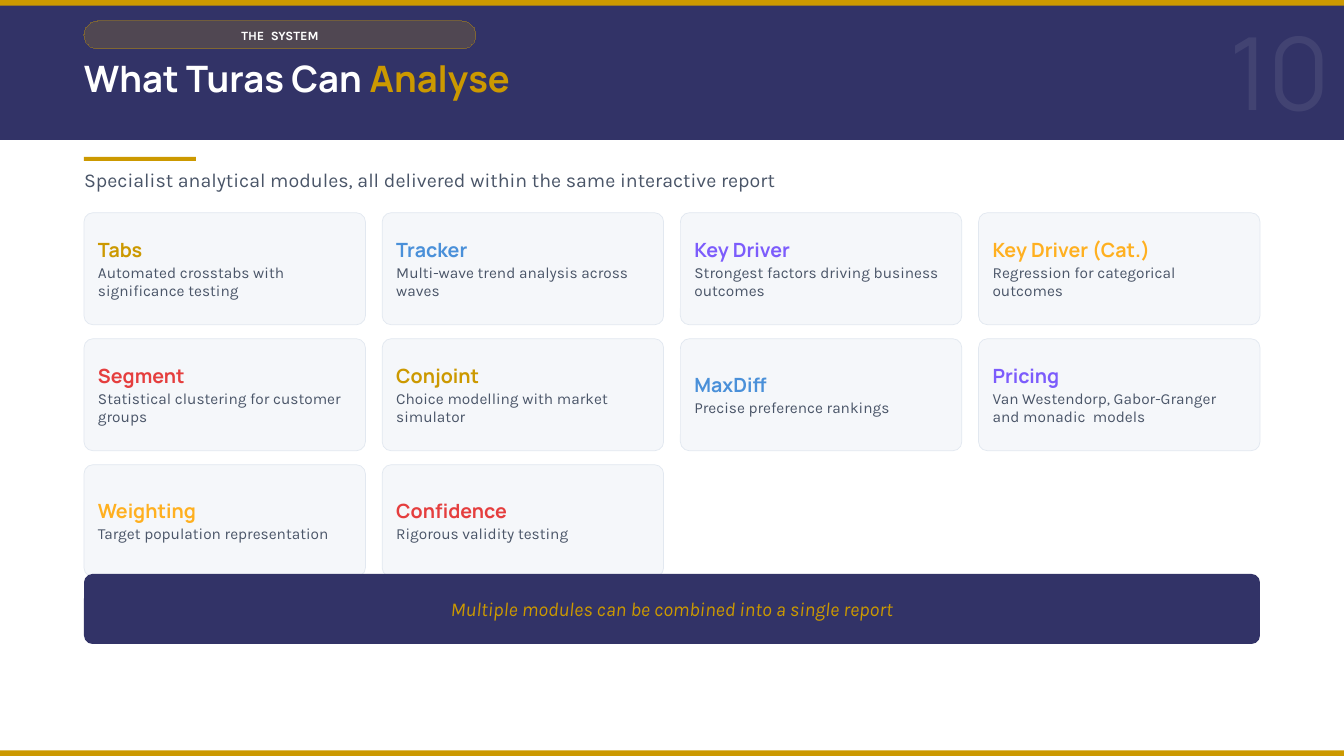
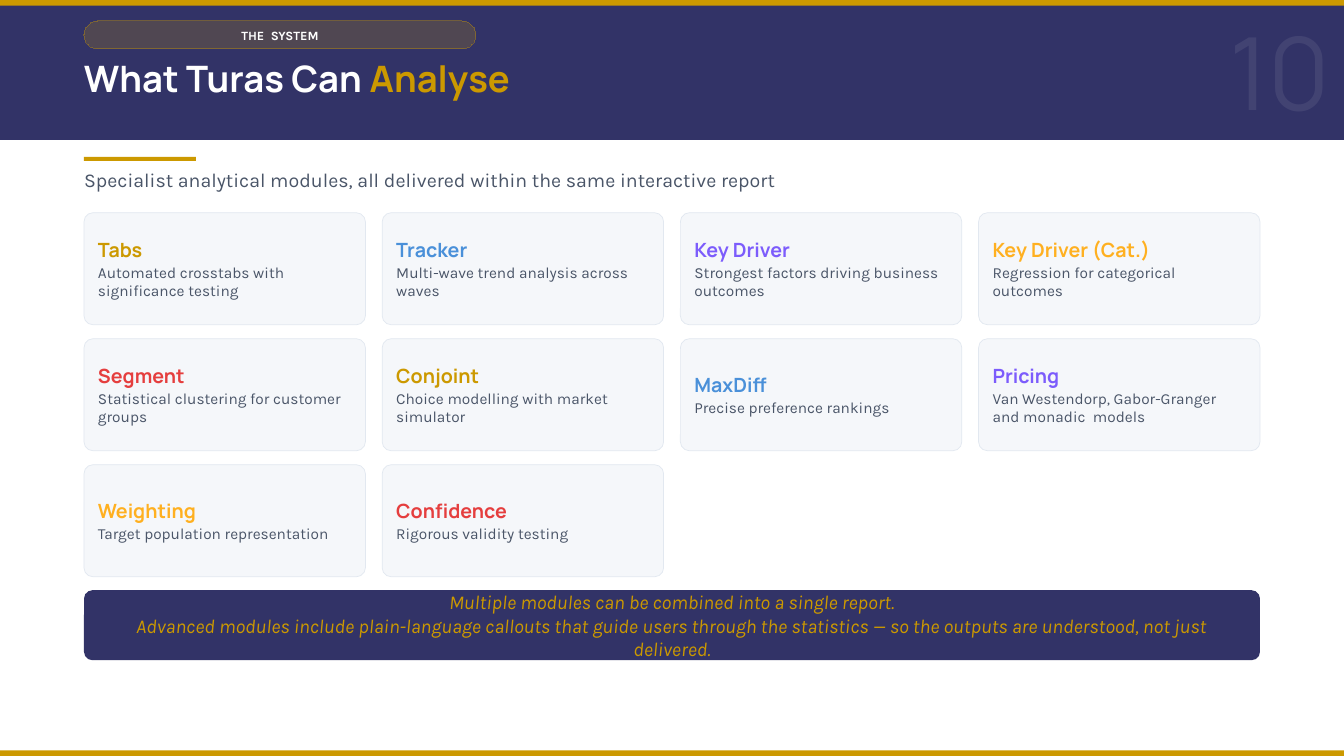
Before and after one commit to DuncanRBrett/Turas, a slide deck: slide 11 of docs/marketing/Introducing Turas to clients.pptx. Drawn at 1344x756 pixels with LibreOffice and Linux fonts; fonts in the diff are those of the drawing. Boxes give left, top, right and bottom in pixels: in the first picture for what was removed or moved away, otherwise in the second. Text is boxed around its words. In the diff, an @@ line names an element or a change of style, - is before the commit and + after.

```diff
--- a/docs/marketing/Introducing Turas to clients.pptx
+++ b/docs/marketing/Introducing Turas to clients.pptx
@@ rounded rectangle "Multiple modules can be combined ...": place and size @@
-rounded rectangle "Multiple modules can be combined ..." at <box>84,574,1260,643</box>
+rounded rectangle "Multiple modules can be combined ..." at <box>84,591,1260,660</box>
@@ text in rounded rectangle at <box>136,595,1206,662</box>: text changed @@
-Multiple modules can be combined into a single report
+Multiple modules can be combined into a single report.
+Advanced modules include plain-language callouts that guide users through the statistics — so the outputs are understood, not just delivered.
```
Also in this commit, not shown: 1 other slide changed, 7 other files.
